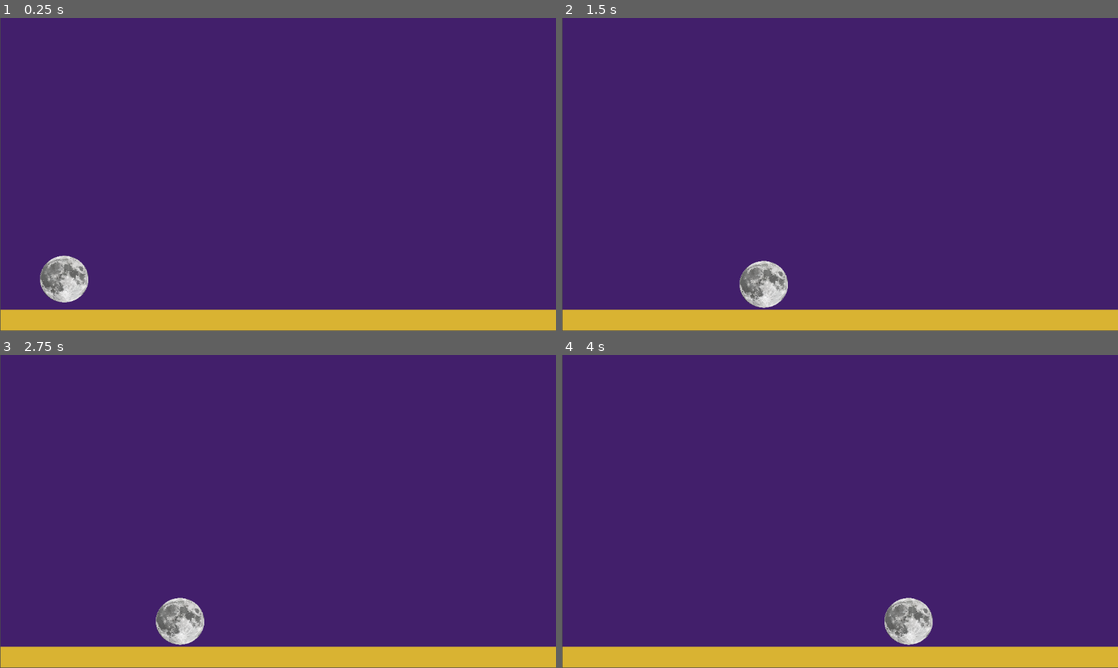
Above: before the commit, frames 1-4 (two rows, left to right).
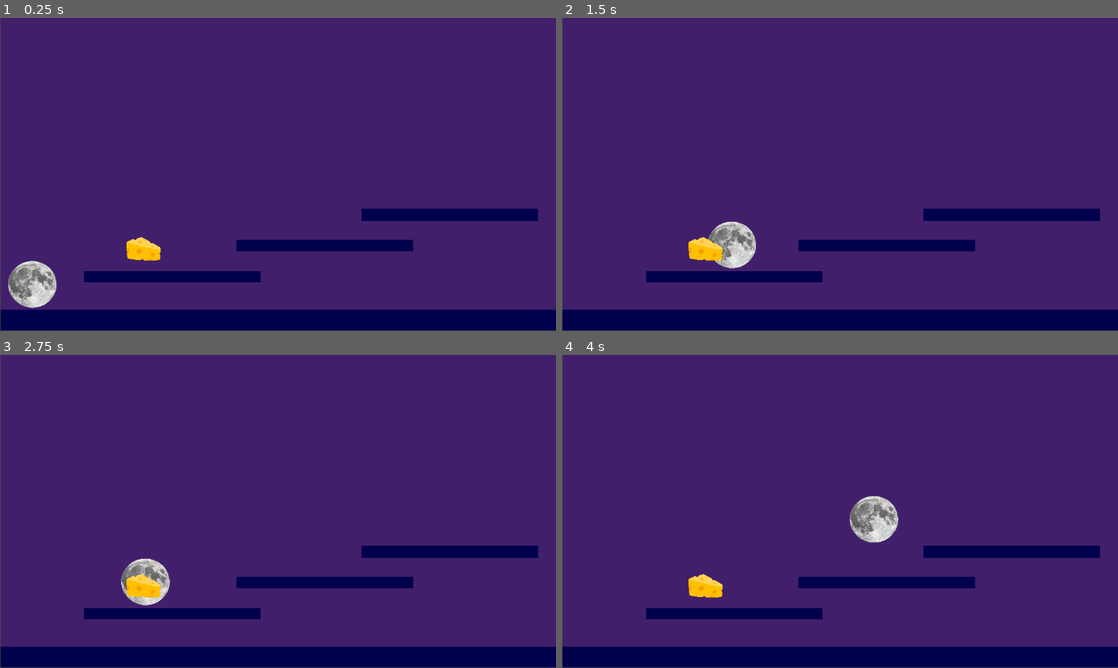
Above: after the commit, the same moments.

Repository: jadyn-h/WarioWareGame
Game: Godot game, scene res://Scenes/minigame_1.tscn
Same seed, same stepped clock (60 frames per second), same inputs: the game is played once before the commit and once after it. This scene is started directly instead of the project's main scene.
Inputs (mouse positions are in pixels of both pictures, inside the frame that each line leads up to):
- Up to frame 1 (0.25 s): no input
- Up to frame 2 (1.5 s): tap Enter (ui_accept) at 0.5, 0.77 s; move the mouse to (962, 158) at 0.52 s; hold Right (ui_right) from 0.53 s (still down); tap Alt at 0.6 s; click (962, 158) at 0.67 s; move the mouse to (728, 190) at 1.27 s; tap Shift at 1.35 s
- Up to frame 3 (2.75 s): tap Enter (ui_accept) at 1.52 s; move the mouse to (333, 442) at 2.02 s; release Right (ui_right) at 2.03 s; hold Left (ui_left) from 2.03 s (still down); tap Alt at 2.1 s
- Up to frame 4 (4 s): move the mouse to (812, 574) at 2.77 s; release Left (ui_left) at 2.78 s; hold Right (ui_right) from 2.78 s (still down); tap Shift at 2.85 s; click (812, 574) at 2.92 s; tap Enter (ui_accept) at 3.02, 3.77 s; move the mouse to (1006, 558) at 3.52 s; tap Alt at 3.6 s

The runs differ from the first frame. In frame 1, 13% of the frame differs, in the area x 0-100%, y 60-100%; in frame 2, 13%; in frame 3, 12%; in frame 4, 13%, in the area x 0-100%, y 45-100%.

Commit message:
created platforms for platfrom game and added imapct object

Diff:
--- a/Scenes/minigame_1.tscn
+++ b/Scenes/minigame_1.tscn
@@ -2,9 +2,50 @@
 
 [ext_resource type="Texture2D" uid="uid://yb3c1pntje1f" path="res://purple_bg.png" id="1_enoba"]
 [ext_resource type="PackedScene" uid="uid://x37ogllew5qs" path="res://Scenes/player.tscn" id="2_11mgy"]
+[ext_resource type="Texture2D" uid="uid://bjvbq3s51kbsp" path="res://cheese.png" id="3_f6tb2"]
 
 [sub_resource type="RectangleShape2D" id="RectangleShape2D_11mgy"]
 size = Vector2(40, 40)
+
+[sub_resource type="RectangleShape2D" id="RectangleShape2D_f6tb2"]
+size = Vector2(12.752927, 23.407944)
+
+[sub_resource type="Animation" id="Animation_f6tb2"]
+length = 0.001
+tracks/0/type = "value"
+tracks/0/imported = false
+tracks/0/enabled = true
+tracks/0/path = NodePath("Node2D:position")
+tracks/0/interp = 1
+tracks/0/loop_wrap = true
+tracks/0/keys = {
+"times": PackedFloat32Array(0),
+"transitions": PackedFloat32Array(1),
+"update": 0,
+"values": [Vector2(0, 0)]
+}
+
+[sub_resource type="Animation" id="Animation_o6yob"]
+resource_name = "floating"
+loop_mode = 2
+tracks/0/type = "value"
+tracks/0/imported = false
+tracks/0/enabled = true
+tracks/0/path = NodePath("Node2D:position")
+tracks/0/interp = 2
+tracks/0/loop_wrap = true
+tracks/0/keys = {
+"times": PackedFloat32Array(0, 1),
+"transitions": PackedFloat32Array(1, 1),
+"update": 0,
+"values": [Vector2(0, 0), Vector2(0, 0)]
+}
+
+[sub_resource type="AnimationLibrary" id="AnimationLibrary_5txvl"]
+_data = {
+&"RESET": SubResource("Animation_f6tb2"),
+&"floating": SubResource("Animation_o6yob")
+}
 
 [node name="minigame_1" type="Node2D" unique_id=2063248328]
 position = Vector2(1.0000305, 604)
@@ -17,18 +58,71 @@
 scale = Vector2(0.039999355, 0.7203366)
 texture = ExtResource("1_enoba")
 
-[node name="StaticBody2D" type="StaticBody2D" parent="." unique_id=510328575]
+[node name="Platform1" type="StaticBody2D" parent="." unique_id=510328575]
 
-[node name="ColorRect" type="ColorRect" parent="StaticBody2D" unique_id=1652606484]
+[node name="ColorRect" type="ColorRect" parent="Platform1" unique_id=1652606484]
 offset_right = 40.0
 offset_bottom = 40.0
-color = Color(0.8492706, 0.70105326, 0.1947858, 1)
+color = Color(0, 0, 0.3019608, 1)
 metadata/_edit_use_anchors_ = true
 
-[node name="CollisionShape2D" type="CollisionShape2D" parent="StaticBody2D" unique_id=1147577916]
-position = Vector2(20, 20)
+[node name="CollisionShape2D" type="CollisionShape2D" parent="Platform1" unique_id=1147577916]
+position = Vector2(20, 19.999939)
 shape = SubResource("RectangleShape2D_11mgy")
 
 [node name="Player" parent="." unique_id=76858177 instance=ExtResource("2_11mgy")]
-position = Vector2(-23.363077, -763.0087)
+position = Vector2(-25.657661, -744.6007)
 scale = Vector2(0.051494703, 1.3215199)
+
+[node name="Platform2" type="StaticBody2D" parent="." unique_id=19399911]
+
+[node name="ColorRect" type="ColorRect" parent="Platform2" unique_id=1150742358]
+offset_left = 6.049367
+offset_top = -73.63173
+offset_right = 18.7739
+offset_bottom = -52.039658
+color = Color(0, 0, 0.3019608, 1)
+
+[node name="CollisionShape2D" type="CollisionShape2D" parent="Platform2" unique_id=1149163218]
+position = Vector2(12.376867, -63.507355)
+shape = SubResource("RectangleShape2D_f6tb2")
+
+[node name="Platform3" type="StaticBody2D" parent="." unique_id=221431513]
+
+[node name="ColorRect" type="ColorRect" parent="Platform3" unique_id=587452807]
+offset_left = 16.966043
+offset_top = -132.53711
+offset_right = 29.69058
+offset_bottom = -110.4476
+color = Color(0, 0, 0.3019608, 1)
+
+[node name="CollisionShape2D" type="CollisionShape2D" parent="Platform3" unique_id=342226434]
+position = Vector2(23.328308, -122.412735)
+shape = SubResource("RectangleShape2D_f6tb2")
+
+[node name="Platform4" type="StaticBody2D" parent="." unique_id=285500489]
+
+[node name="ColorRect" type="ColorRect" parent="Platform4" unique_id=1026805281]
+offset_left = 25.622898
+offset_top = -192.36288
+offset_right = 38.34743
+offset_bottom = -169.35297
+color = Color(0, 0, 0.3019608, 1)
+
+[node name="CollisionShape2D" type="CollisionShape2D" parent="Platform4" unique_id=1801012728]
+position = Vector2(32.402363, -180.39772)
+shape = SubResource("RectangleShape2D_f6tb2")
+
+[node name="Node2D" type="Node2D" parent="." unique_id=342144442]
+
+[node name="Cheese" type="TextureRect" parent="Node2D" unique_id=581811160]
+offset_left = 8.58732
+offset_top = -139.90027
+offset_right = 853.58734
+offset_bottom = 491.09973
+scale = Vector2(0.0032045909, 0.080257624)
+texture = ExtResource("3_f6tb2")
+
+[node name="AnimationPlayer" type="AnimationPlayer" parent="Node2D" unique_id=54946517]
+root_node = NodePath("../..")
+libraries/ = SubResource("AnimationLibrary_5txvl")
--- a/timer_screen.gd
+++ b/timer_screen.gd
@@ -41,7 +41,7 @@
 			lives_container.hide()
 
 	timer.text = str(time)
-	level.text = "Level" + str(Global.minigames_done)
+	level.text = "Level " + str(Global.minigames_done)
 
 func Timer(start_time: float):
 
Binary file added: cheese.png
Not shown, added: cheese.png.import
